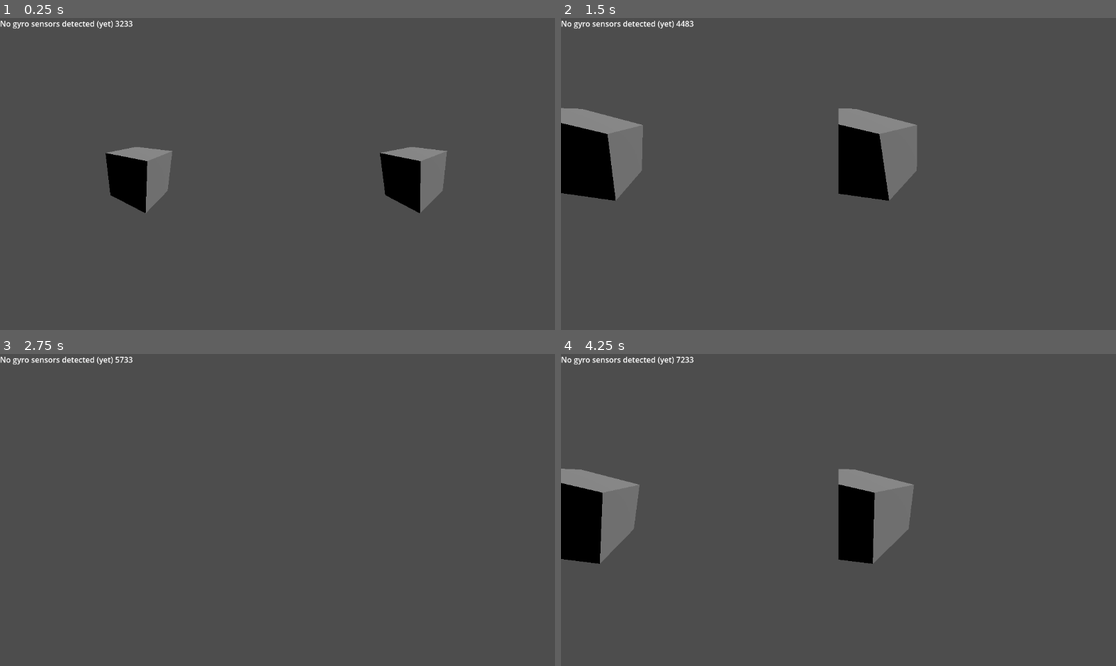
Above: before the commit, frames 1-4 (two rows, left to right).
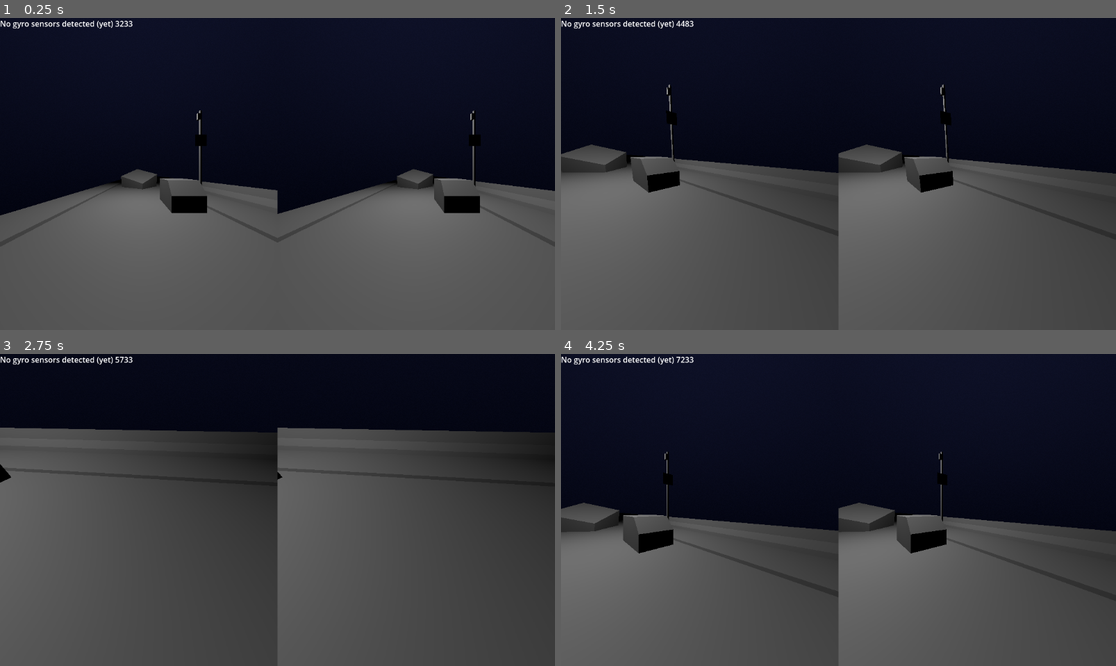
Above: after the commit, the same moments.

Repository: dairycultist/Metaverse
Game: Godot game, scene res://menu_main.tscn
The game is run twice, just before and just after one commit, with the same random seed, the same clock (stepped at 60 frames per second) and the same inputs.
Inputs:
- Up to frame 1 (0.25 s): no input
- Up to frame 2 (1.5 s): hold Right (ui_right) 0.53-1.28 s; hold Down (ui_down) from 1.28 s (still down)
- Up to frame 3 (2.75 s): release Down (ui_down) at 2.03 s; hold Right (ui_right) from 2.03 s (still down)
- Up to frame 4 (4.25 s): release Right (ui_right) at 2.78 s; hold Up (ui_up) 2.78-3.53 s; hold Left (ui_left) from 3.53 s (still down)

The runs differ from the first frame. In frame 1, 59% of the frame differs, in the area x 0-100%, y 0-71%; in frame 2, 53%; in frame 3, 32%; in frame 4, 60%, in the area x 0-100%, y 0-83%.

Commit message:
Begin working on scene models, enable gyro in settings

Diff:
--- a/binocular_camera.gd
+++ b/binocular_camera.gd
@@ -21,6 +21,8 @@
 
 	left_cam.rotation = Gyro.rotation
 	right_cam.rotation = Gyro.rotation
+	left_cam.position = position
+	right_cam.position = position
 
 func apply_camera_settings():
 
--- a/menu_main.tscn
+++ b/menu_main.tscn
@@ -1,12 +1,31 @@
-[gd_scene load_steps=3 format=3 uid="uid://ucbmkqy0jydj"]
+[gd_scene load_steps=8 format=3 uid="uid://ucbmkqy0jydj"]
 
 [ext_resource type="Script" uid="uid://buipenoqnayc" path="res://binocular_camera.gd" id="1_1pa77"]
+[ext_resource type="Shader" uid="uid://cbjlqut47nfl5" path="res://sky.gdshader" id="2_plom5"]
+[ext_resource type="ArrayMesh" uid="uid://b01ox0f4u6rfy" path="res://scene/scene.obj" id="3_2ot7e"]
 
 [sub_resource type="BoxMesh" id="BoxMesh_1pa77"]
+
+[sub_resource type="ShaderMaterial" id="ShaderMaterial_2ot7e"]
+shader = ExtResource("2_plom5")
+shader_parameter/top = Color(0.0948324, 0.108178, 0.210496, 1)
+shader_parameter/bottom = Color(0, 0, 0, 1)
+
+[sub_resource type="Sky" id="Sky_6kvs7"]
+sky_material = SubResource("ShaderMaterial_2ot7e")
+
+[sub_resource type="Environment" id="Environment_cnlbs"]
+background_mode = 2
+sky = SubResource("Sky_6kvs7")
+ambient_light_source = 1
+ambient_light_color = Color(1, 1, 1, 1)
+ambient_light_energy = 0.4
+reflected_light_source = 1
 
 [node name="World" type="Node3D"]
 
 [node name="BinocularCamera" type="Node3D" parent="."]
+transform = Transform3D(1, 0, 0, 0, 1, 0, 0, 0, 1, 0, 0.509977, 1.922)
 script = ExtResource("1_1pa77")
 
 [node name="LeftEyeContainer" type="SubViewportContainer" parent="BinocularCamera"]
@@ -40,9 +59,15 @@
 transform = Transform3D(0.798236, 0, -0.602345, -0.231362, 0.923291, -0.306604, 0.556139, 0.384102, 0.737004, 0, 0, -2.4816)
 mesh = SubResource("BoxMesh_1pa77")
 
-[node name="DirectionalLight3D" type="DirectionalLight3D" parent="."]
-transform = Transform3D(0.734473, -0.347485, 0.582927, -0.224934, 0.685761, 0.692196, -0.640277, -0.639519, 0.425512, 0, 0, 0)
-
 [node name="Debug" type="RichTextLabel" parent="."]
 offset_right = 455.0
 offset_bottom = 75.0
+
+[node name="WorldEnvironment" type="WorldEnvironment" parent="."]
+environment = SubResource("Environment_cnlbs")
+
+[node name="Scene" type="MeshInstance3D" parent="."]
+mesh = ExtResource("3_2ot7e")
+
+[node name="OmniLight3D" type="OmniLight3D" parent="."]
+transform = Transform3D(1, 0, 0, 0, 1, 0, 0, 0, 1, 0, 1.8101, 0)
--- a/project.godot
+++ b/project.godot
@@ -19,6 +19,13 @@
 
 Gyro="*res://gyro.gd"
 
+[input_devices]
+
+sensors/enable_accelerometer=true
+sensors/enable_gravity=true
+sensors/enable_gyroscope=true
+sensors/enable_magnetometer=true
+
 [rendering]
 
 renderer/rendering_method="mobile"
--- /dev/null
+++ b/sky.gdshader
@@ -0,0 +1,13 @@
+shader_type sky;
+
+uniform vec3 top : source_color;
+uniform vec3 bottom : source_color;
+
+float hash(vec2 p) {
+  return fract(sin(dot(p, vec2(127.1,311.7))) * 43758.5453123);
+}
+
+void sky() {
+	float fac = clamp(SKY_COORDS.y + hash(SKY_COORDS.xy) * 0.1, 0., 1.);
+	COLOR = mix(top, bottom, fac);
+}
Binary file added: scene/branch.png
Not shown, added: scene/branch.png.import
Not shown, added: scene/scene.mtl
Not shown, added: scene/scene.obj
Not shown, added: scene/scene.obj.import
Not shown, added: sky.gdshader.uid
Not shown, changed: README.md
